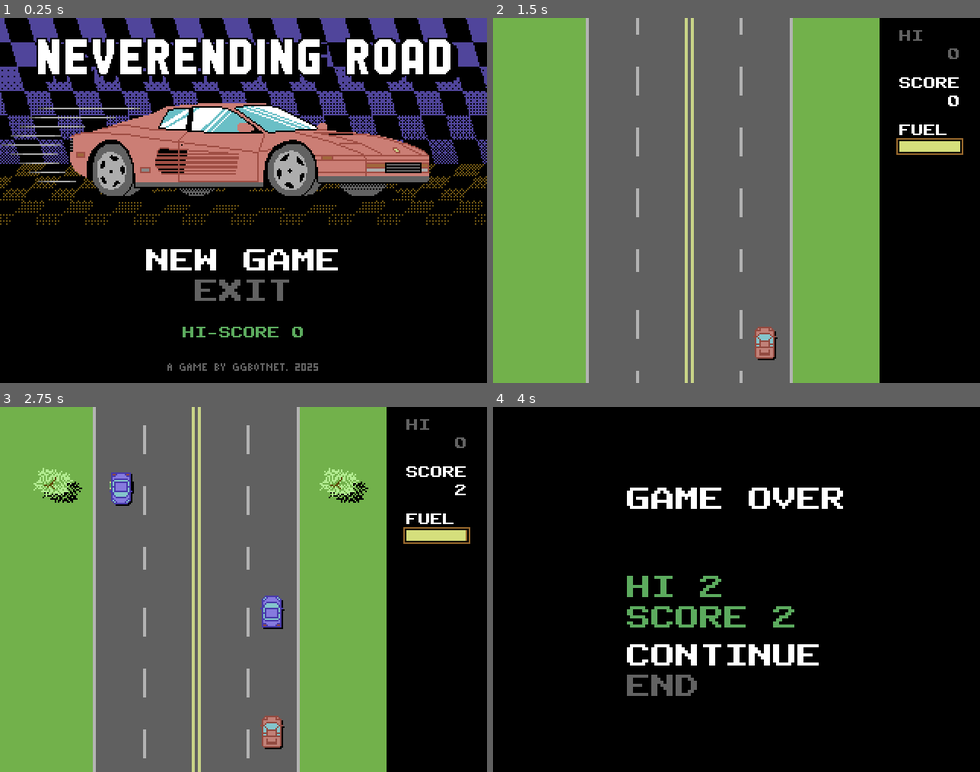
Above: before the commit, frames 1-4 (two rows, left to right).
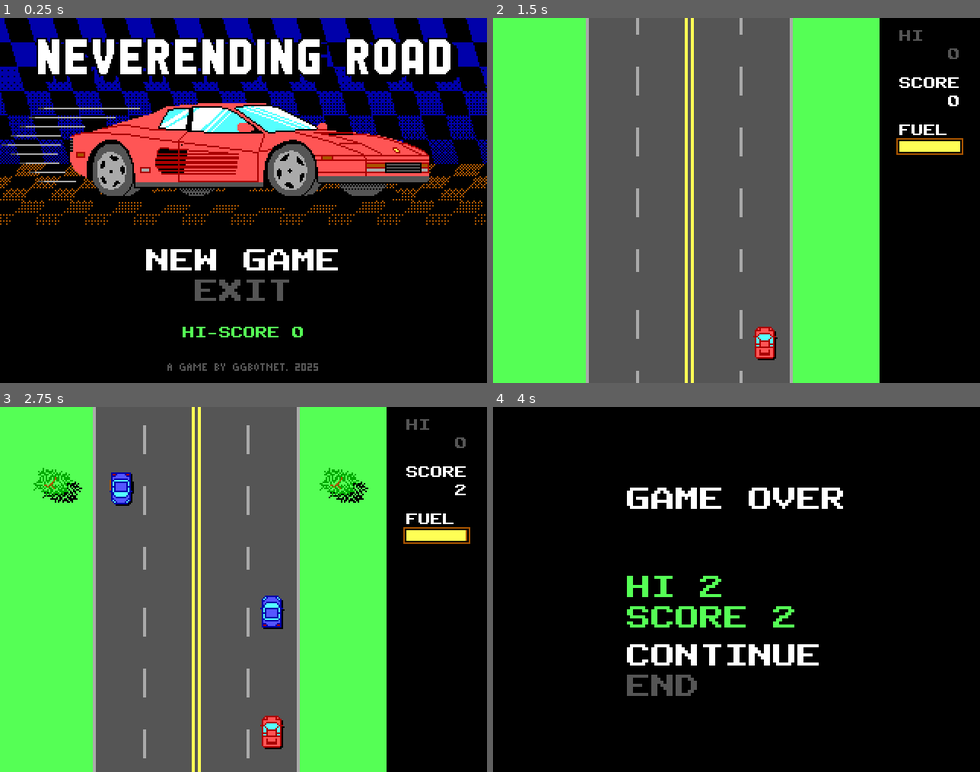
Above: after the commit, the same moments.

Repository: ggbotnet/neverending-road
Game: Godot game, scene res://scenes/MainMenu.tscn
The game is run twice, just before and just after one commit, with the same random seed, the same clock (stepped at 60 frames per second) and the same inputs.
Inputs:
- Up to frame 1 (0.25 s): no input
- Up to frame 2 (1.5 s): tap Enter (keyboard_enter) at 0.5, 0.6, 1.35 s; hold Right (keyboard_right) 0.53-1.28 s; hold Up (keyboard_up) from 1.28 s (still down)
- Up to frame 3 (2.75 s): keep holding Up (keyboard_up); tap Enter (keyboard_enter) at 2.1 s
- Up to frame 4 (4 s): keep holding Up (keyboard_up); tap Enter (keyboard_enter) at 2.85, 3.6 s

The runs differ from the first frame. In frame 1, 19% of the frame differs, in the area x 0-100%, y 0-88%; in frame 2, 39%; in frame 3, 39%, in the area x 0-97%, y 0-100%; in frame 4, 1.3%.

Commit message:
Switched colors to the 16-color CGA palette. 4.4.

Diff:
--- a/Godot Engine 4/project.godot
+++ b/Godot Engine 4/project.godot
@@ -12,10 +12,10 @@
 
 config/name="NeverEnding Road"
 run/main_scene="res://scenes/MainMenu.tscn"
-config/features=PackedStringArray("4.3")
+config/features=PackedStringArray("4.4")
 boot_splash/bg_color=Color(0, 0, 0, 1)
+boot_splash/use_filter=false
 boot_splash/image="res://graphics/bootsplash.png"
-boot_splash/use_filter=false
 config/icon="res://icon.png"
 
 [autoload]
--- a/Godot Engine 4/scenes/Game.tscn
+++ b/Godot Engine 4/scenes/Game.tscn
@@ -8,10 +8,10 @@
 [ext_resource type="FontFile" uid="uid://1qblbv7x43xs" path="res://graphics/PublicPixel.ttf" id="6_e5qc0"]
 
 [sub_resource type="StyleBoxFlat" id="StyleBoxFlat_xhy47"]
-bg_color = Color(0.6, 0.411765, 0.176471, 1)
+bg_color = Color(0.666667, 0.333333, 0, 1)
 
 [sub_resource type="StyleBoxFlat" id="StyleBoxFlat_gjy8m"]
-bg_color = Color(0.835294, 0.87451, 0.486275, 1)
+bg_color = Color(1, 1, 0.333333, 1)
 
 [node name="Game" type="Node2D"]
 script = ExtResource("1")
@@ -117,7 +117,7 @@
 offset_top = 19.0
 offset_right = 307.0
 offset_bottom = 33.0
-theme_override_colors/font_color = Color(0.384314, 0.384314, 0.384314, 1)
+theme_override_colors/font_color = Color(0.333333, 0.333333, 0.333333, 1)
 theme_override_fonts/font = ExtResource("6_e5qc0")
 theme_override_font_sizes/font_size = 8
 text = "0"
--- a/Godot Engine 4/scenes/GameOver.tscn
+++ b/Godot Engine 4/scenes/GameOver.tscn
@@ -59,14 +59,14 @@
 
 [node name="HI" type="Label" parent="C/VBoxC"]
 layout_mode = 2
-theme_override_colors/font_color = Color(0.360784, 0.670588, 0.368627, 1)
+theme_override_colors/font_color = Color(0.333333, 1, 0.333333, 1)
 theme_override_fonts/font = ExtResource("2_v40pr")
 theme_override_font_sizes/font_size = 16
 text = "HI 0"
 
 [node name="SCORE" type="Label" parent="C/VBoxC"]
 layout_mode = 2
-theme_override_colors/font_color = Color(0.360784, 0.670588, 0.368627, 1)
+theme_override_colors/font_color = Color(0.333333, 1, 0.333333, 1)
 theme_override_fonts/font = ExtResource("2_v40pr")
 theme_override_font_sizes/font_size = 16
 text = "SCORE 0"
--- a/Godot Engine 4/scenes/MainMenu.tscn
+++ b/Godot Engine 4/scenes/MainMenu.tscn
@@ -73,7 +73,7 @@
 
 [node name="HiScore" type="Label" parent="Control/VBoxC"]
 layout_mode = 2
-theme_override_colors/font_color = Color(0.360784, 0.670588, 0.368627, 1)
+theme_override_colors/font_color = Color(0.333333, 1, 0.333333, 1)
 theme_override_fonts/font = ExtResource("3_bcpeu")
 theme_override_font_sizes/font_size = 8
 text = "HI-SCORE 0"
--- a/Godot Engine 4/scenes/Player.tscn
+++ b/Godot Engine 4/scenes/Player.tscn
@@ -70,8 +70,8 @@
 
 [sub_resource type="AnimationLibrary" id="AnimationLibrary_l28mk"]
 _data = {
-"RESET": SubResource("2"),
-"hit": SubResource("3")
+&"RESET": SubResource("2"),
+&"hit": SubResource("3")
 }
 
 [node name="Player" type="CharacterBody2D" groups=["Player"]]
@@ -98,7 +98,7 @@
 
 [node name="AnimationPlayer" type="AnimationPlayer" parent="."]
 libraries = {
-"": SubResource("AnimationLibrary_l28mk")
+&"": SubResource("AnimationLibrary_l28mk")
 }
 
 [node name="pickuptext" type="Label" parent="."]
--- a/Godot Engine 4/scripts/GameOver.gd
+++ b/Godot Engine 4/scripts/GameOver.gd
@@ -13,7 +13,7 @@
 	ui_hisocre.text = "HI " + str(Global.high_score)
 
 func _physics_process(_delta):
-	var textcolor = Color("626262")
+	var textcolor = Color("555555")
 	var textcolorsel = Color("FFFFFF")
 	if select.value == 1:
 		ui_contiune.set("theme_override_colors/font_color",textcolorsel)
--- a/Godot Engine 4/scripts/MainMenu.gd
+++ b/Godot Engine 4/scripts/MainMenu.gd
@@ -12,7 +12,7 @@
 	hiscore.text = "HI-SCORE " +str(Global.high_score)
 
 func _physics_process(_delta):
-	var textcolor = Color("626262")
+	var textcolor = Color("555555")
 	var textcolorsel = Color("FFFFFF")
 	if select.value == 1:
 		ui_newgame.set("theme_override_colors/font_color",textcolorsel)
--- a/Godot Engine 4/scripts/Player.gd
+++ b/Godot Engine 4/scripts/Player.gd
@@ -5,7 +5,6 @@
 const max_right: int = 146
 var car = preload("res://graphics/player.png")
 var cardmg = preload("res://graphics/player_dmg.png")
-@onready var root = $"."
 @onready var sprite = $Sprite2D
 @onready var timer = $Timer
 @onready var effect_hit = $effect_hit
Not shown, changed: Godot Engine 4/graphics/PublicPixel.ttf.import
Binary file changed: Godot Engine 4/graphics/bootsplash.png
Binary file changed: Godot Engine 4/graphics/car_down.png
Binary file changed: Godot Engine 4/graphics/car_down_dmg.png
Binary file changed: Godot Engine 4/graphics/car_up.png
Binary file changed: Godot Engine 4/graphics/car_up_dmg.png
Binary file changed: Godot Engine 4/graphics/effect_hit.png
Binary file changed: Godot Engine 4/graphics/fruit1.png
Binary file changed: Godot Engine 4/graphics/fruit2.png
Binary file changed: Godot Engine 4/graphics/fruit3.png
Binary file changed: Godot Engine 4/graphics/fruit4.png
Binary file changed: Godot Engine 4/graphics/fuel.png
(and 29 more such lines)
